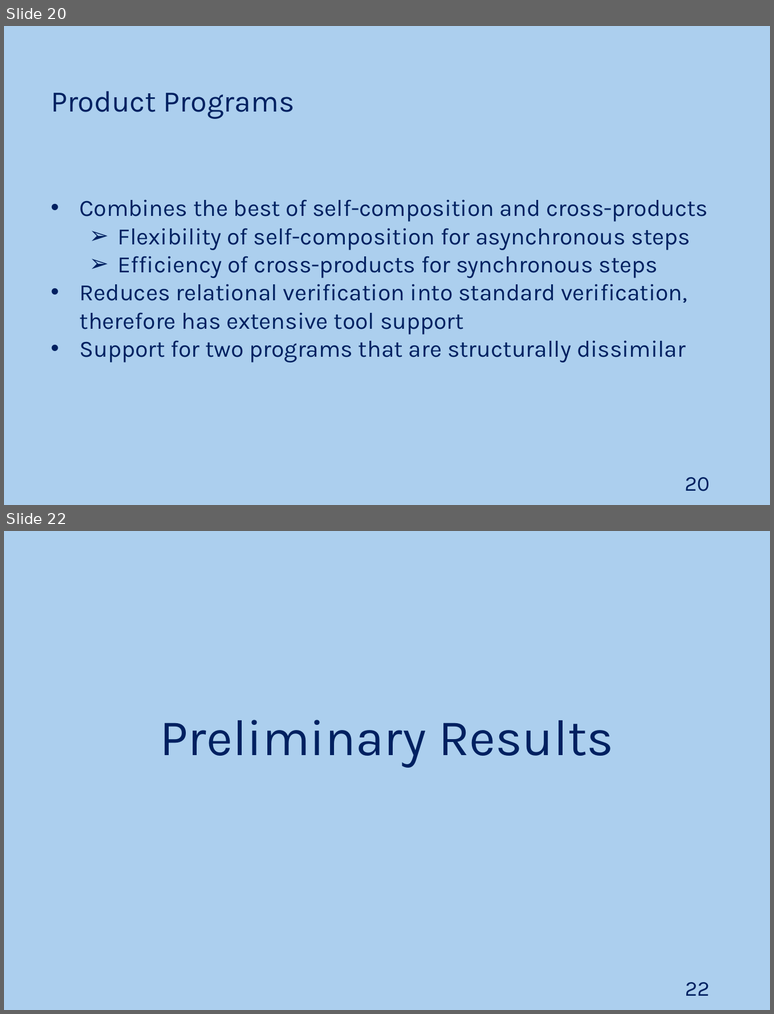
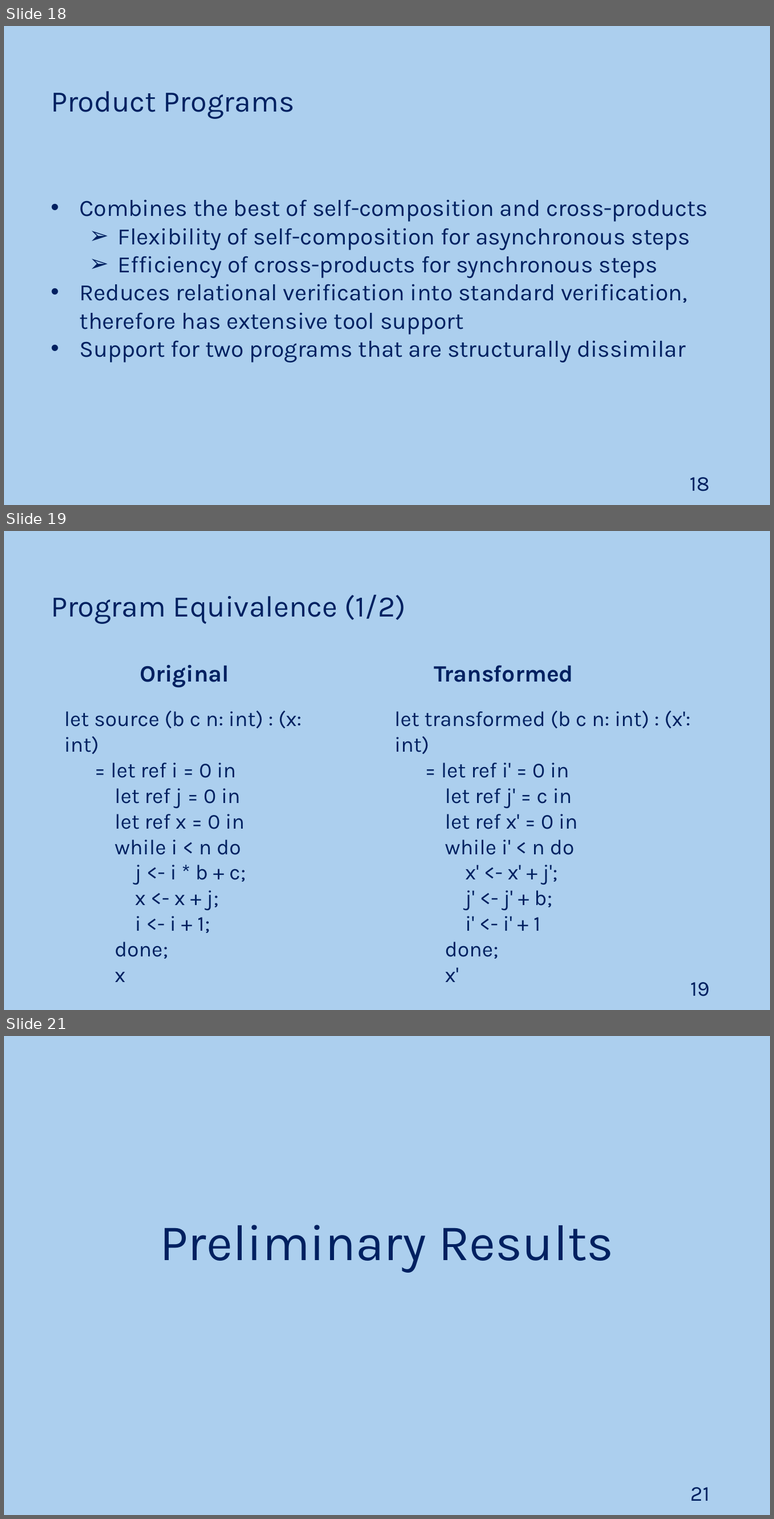
Before and after one commit to JoaoNini75/MasterThesis, a slide deck: Ap Prep Tese.pptx. Shown one above the other, each under a label of ours: slides 20 and 22 before the commit, slides 18, 19 and 21 after it; the slides between them are not shown. The pictures are 774x1014 and 774x1519 pixels, drawn with LibreOffice and Linux fonts; fonts in the diff are those of the drawing. Boxes give left, top, right and bottom in pixels: in the first picture for what was removed or moved away, otherwise in the second. Text is boxed around its words. In the diff, an @@ line names an element or a change of style, - is before the commit and + after.

```diff
--- a/Ap Prep Tese.pptx
+++ b/Ap Prep Tese.pptx
@@ slide 19 added at <box>4,531,770,1010</box>, background #ACCFEE @@
@@ text added at <box>51,595,406,624</box>, 28 pt, text #002060 @@
+Program Equivalence (1/2)
@@ text added at <box>140,665,229,688</box>, 22 pt, text #002060, bold @@
+Original
@@ text added at <box>434,665,573,682</box>, 22 pt, text #002060, bold @@
+Transformed
@@ text added at <box>64,711,302,958</box>, 20 pt, text #002060 @@
+let source (b c n: int) : (x: int)
+= let ref i = 0 in
+let ref j = 0 in
+let ref x = 0 in
+while i < n do
+j <- i * b + c;
+x <- x + j;
+i <- i + 1;
+done;
+x
@@ text added at <box>394,711,691,958</box>, 20 pt, text #002060 @@
+let transformed (b c n: int) : (x': int)
+= let ref i' = 0 in
+let ref j' = c in
+let ref x' = 0 in
+while i' < n do
+x' <- x' + j';
+j' <- j' + b;
+i' <- i' + 1
+done;
+x'
@@ page number added at <box>690,982,710,996</box>, 20 pt, text #002060 @@
+19
@@ what was slide 20 is now slide 18 @@
@@ page number at <box>690,477,710,491</box>: text changed @@
-20
+18
@@ what was slide 22 is now slide 21 @@
@@ page number at <box>690,1487,710,1501</box>: text changed @@
-22
+21
```
Also in this commit, not shown: 5 slides changed, 4 other slides added, 4 slides removed.
